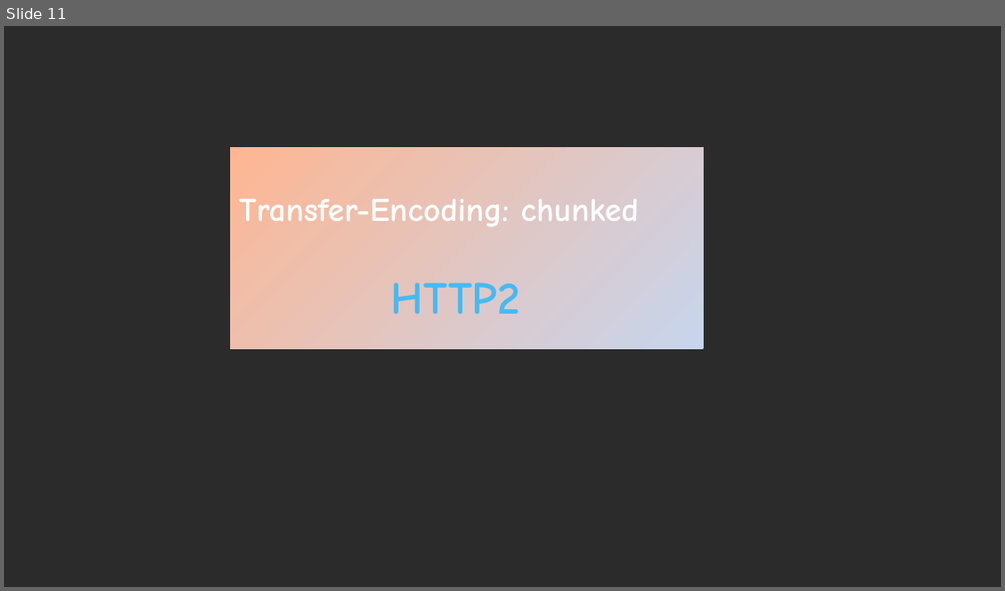
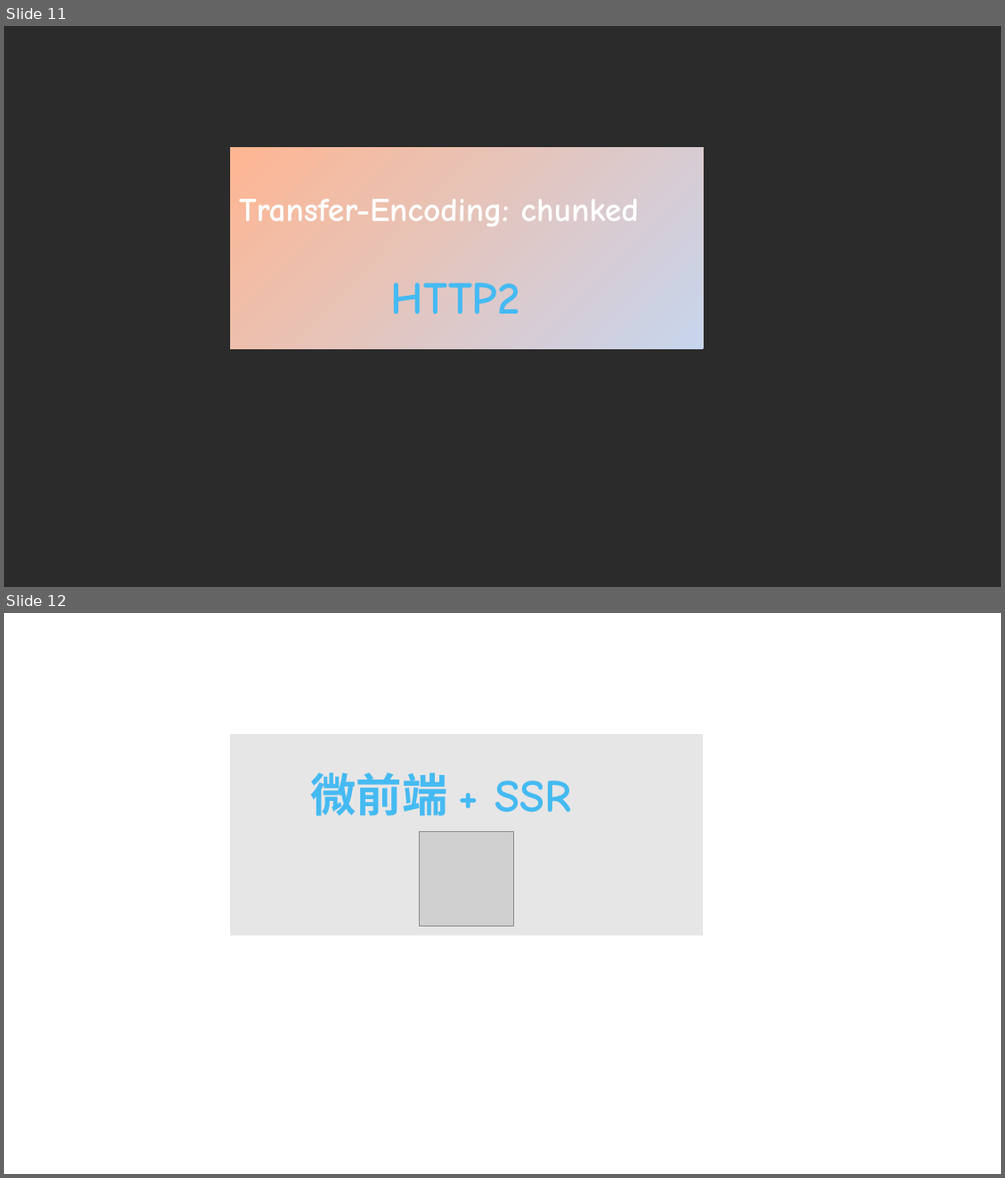
Before and after one commit to ParadeTo/blog, a slide deck: 公众号封面.pptx. Shown one above the other, each under a label of ours: slide 11 before the commit, slides 11 and 12 after it. The pictures are 1005x591 and 1005x1178 pixels, drawn with LibreOffice and Linux fonts; fonts in the diff are those of the drawing; grey boxes stand for pictures; background and template pictures are left out; a plain dark background stands for a picture behind light text. Boxes give left, top, right and bottom in pixels: in the first picture for what was removed or moved away, otherwise in the second. Text is boxed around its words. In the diff, an @@ line names an element or a change of style, - is before the commit and + after.

```diff
--- a/公众号封面.pptx
+++ b/公众号封面.pptx
@@ slide 12 added at (4, 613, 1001, 1174), background picture (left out) @@
@@ rectangle added at (230, 734, 703, 935), fill #E7E6E6 @@
@@ text added at (310, 772, 571, 816), 44 pt, text #45BAF2, bold @@
+微前端 + SSR
@@ picture added at (420, 832, 514, 926) @@
```
Also in this commit, not shown: 2 other files.
